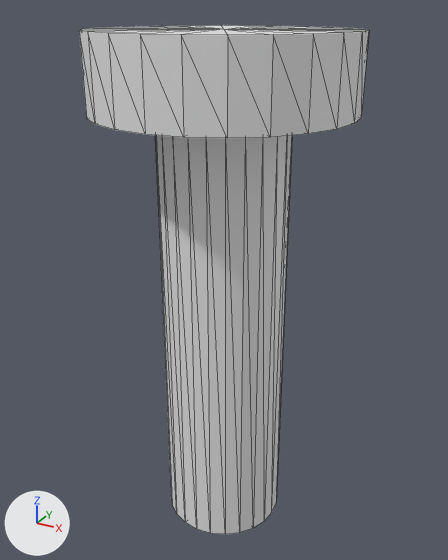
Before and after pictures for a commit that changed the OBJ model assets/parts/metal_032.obj.
Rendered twice from a 50 mm camera at (0.00796, -0.01448, 0.01519) aimed at (-0.0001, 0.0002, 0.00786). Arrows for +X, +Y and +Z are at lower left; the lights stay in place. The older version comes first. Mesh edges are drawn as thin lines. Where no turn or scale is listed for an object, it has been applied to the vertices.

In view in the first picture: 'metal_032'.
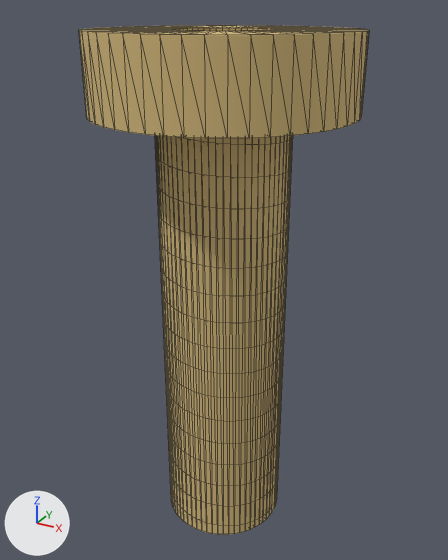
Where the change shows, as pixel boxes [x1, y1, x2, y2] in the pictures (448 x 560 px):
part 1 of me_metal_032, built on: before [79, 25, 368, 534]; after [79, 25, 369, 534]
part 2 of me_metal_032, recoloured (white to beige): [155, 135, 290, 533] in both

What the commit changed:
Material 'brass' (mat_brass) is new.
Its base color is (0.65, 0.48, 0.2) (beige #d3b87c).
Its roughness is 1.0.
me_metal_032 is used by ob_metal_032; location (0.0, 0.0, 0.0).
me_metal_032 had 99 vertices, 192 faces and spanned x -0.0035..0.0035, y -0.0035..0.0035, z 0.0..0.0147.
me_metal_032 now has 1461 vertices, 1920 faces and spans x -0.0035..0.0035, y -0.0035..0.0035, z 0.0..0.0147.
me_metal_032 part 1: 32 vertices moved from x -0.00174..0.00174, y -0.00174..0.00174, z 0.0..0.0127 to x -0.00179..0.00179, y -0.00179..0.00179, z 0.0..0.0127; 1 vertex removed from x 0.0, y 0.0, z 0.0147; 337 vertices added at x -0.00347..0.00347, y -0.00347..0.00347, z 0.0..0.0147.
me_metal_032 part 2: 64 faces spanning x -0.0018..0.0018, y -0.0018..0.0018, z 0.0..0.0127 switch from no material to mat_brass (beige #d3b87c).
Other edits to the shape of me_metal_032 do not show in these pictures.
